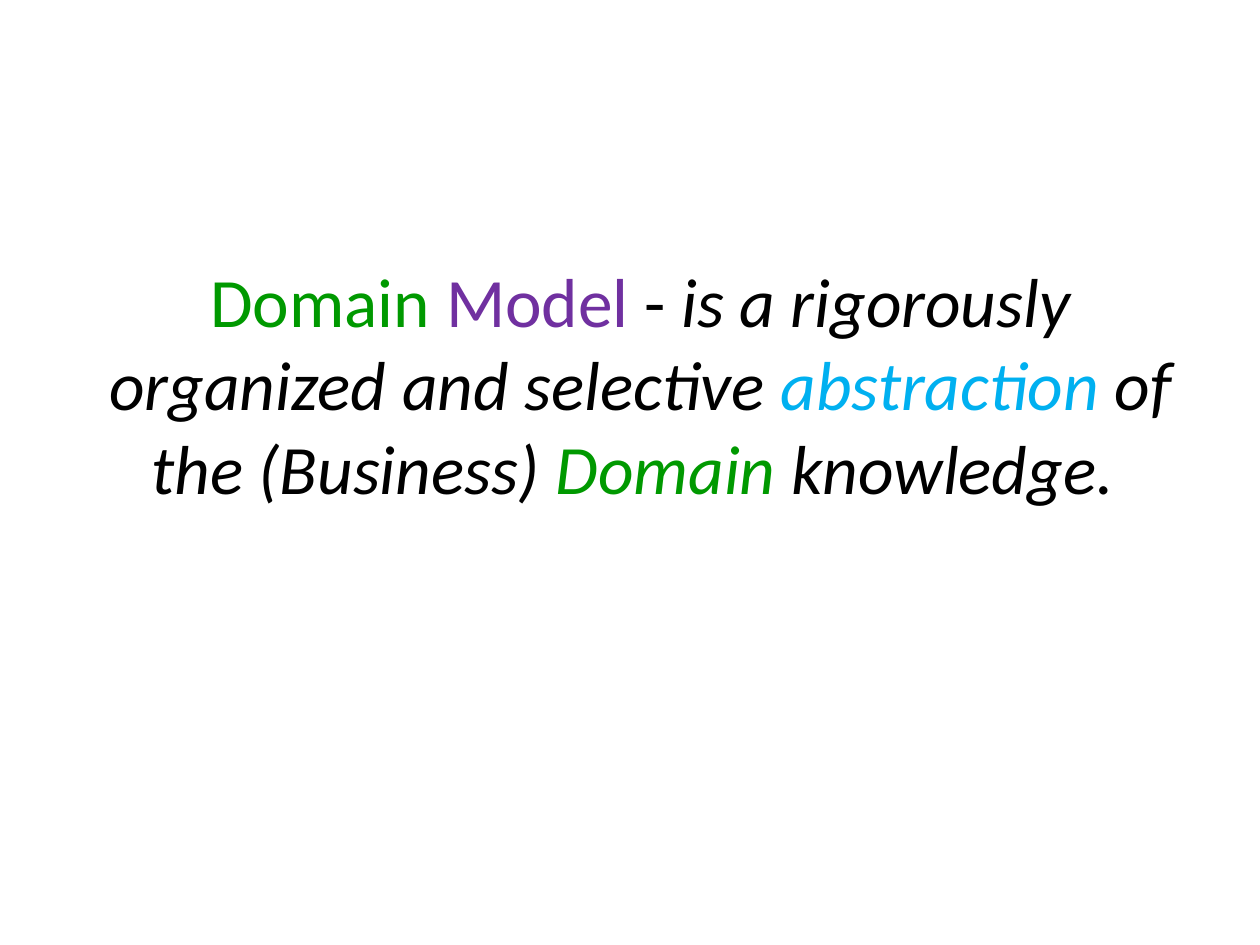
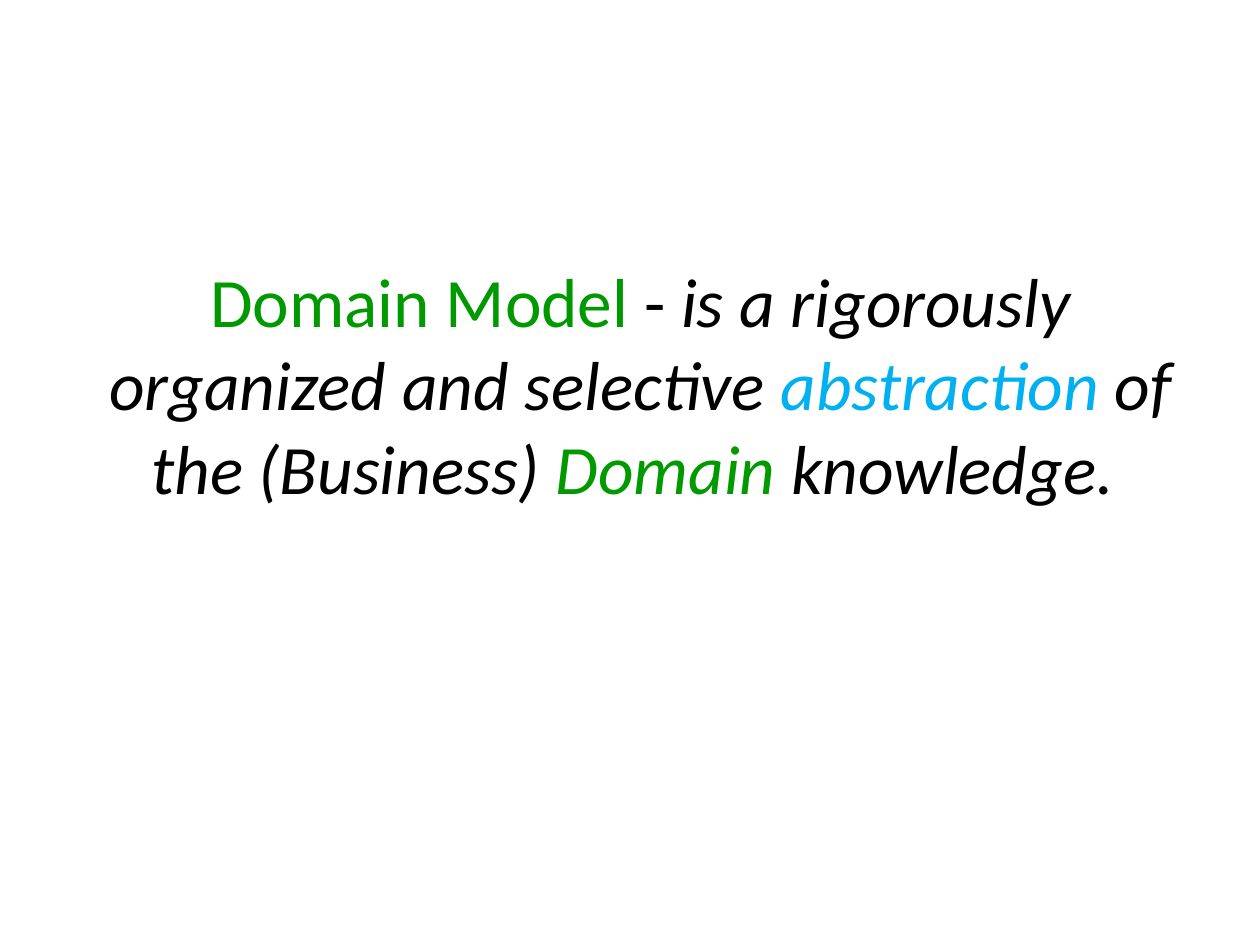
Before and after one commit to arturtv/dddpresentation, a slide deck: slide 9 of Domain-DrivenDesign.A.Trosin.pptx (slide 14 before the commit). Drawn at 1260x945 pixels with LibreOffice and Linux fonts; fonts in the diff are those of the drawing. Boxes give left, top, right and bottom in pixels: in the first picture for what was removed or moved away, otherwise in the second. Text is boxed around its words. In the diff, an @@ line names an element or a change of style, - is before the commit and + after.

```diff
--- a/Domain-DrivenDesign.A.Trosin.pptx
+++ b/Domain-DrivenDesign.A.Trosin.pptx
@@ title "Domain Model - is a ..." at <box>109,279,1172,506</box>: text colour #7030A0 to #009900 in "Model" @@
```
Also in this commit, not shown: 6 other slides changed, 2 slides added, 1 slide removed.
